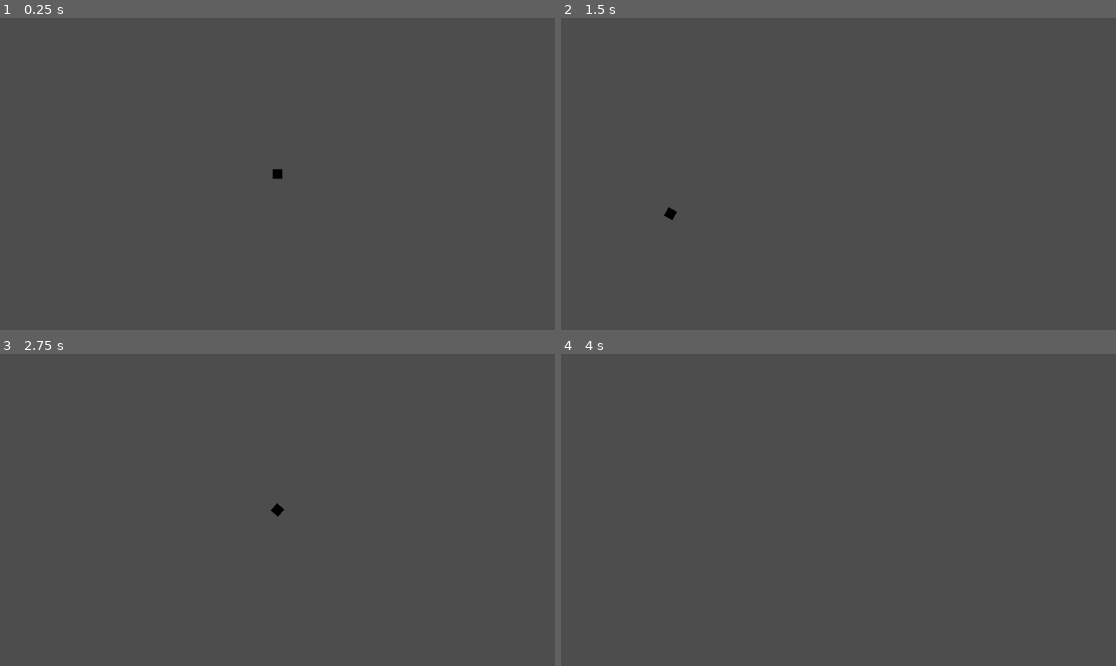
Above: before the commit, frames 1-4 (two rows, left to right).
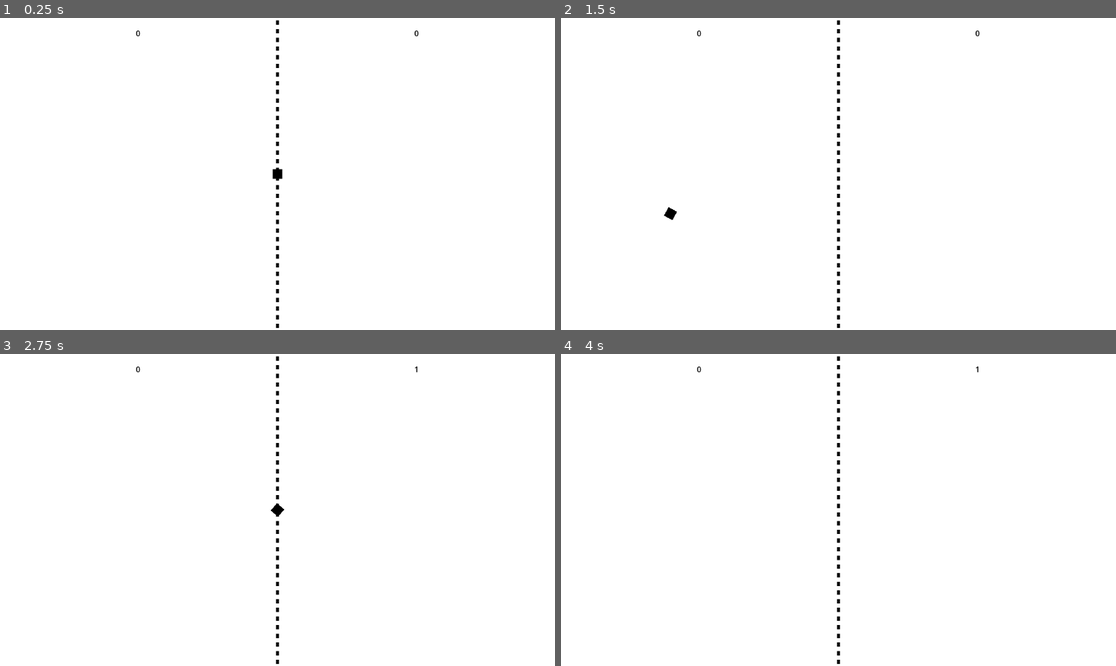
Above: after the commit, the same moments.

Repository: yungcomputerchair/pong
Game: Godot game, scene res://Scenes/game.tscn
Two runs of this game, one before a commit and one after it. Both use one fixed random seed, a clock stepped at 60 frames per second and the inputs below.
Inputs:
- Up to frame 1 (0.25 s): no input
- Up to frame 2 (1.5 s): tap Enter at 0.5 s; tap Space at 0.77 s
- Up to frame 3 (2.75 s): tap Space at 1.52 s
- Up to frame 4 (4 s): tap Space at 2.75, 3.02, 3.77 s

The runs differ from the first frame. In frame 1, 100% of the frame differs, in the area x 0-100%, y 0-100%; in frame 2, 100%; in frame 3, 100%; in frame 4, 100%.

Commit message:
Basic UI with unstyled scores

Diff:
--- /dev/null
+++ b/Resources/player_panel_style.tres
@@ -0,0 +1,3 @@
+[gd_resource type="StyleBoxEmpty" format=3 uid="uid://b4jqi4su8bwow"]
+
+[resource]
--- a/Scenes/game.tscn
+++ b/Scenes/game.tscn
@@ -1,8 +1,9 @@
-[gd_scene load_steps=8 format=3 uid="uid://dsryls3x2ovo0"]
+[gd_scene load_steps=9 format=3 uid="uid://dsryls3x2ovo0"]
 
 [ext_resource type="PackedScene" uid="uid://bmq1en8ohnn3c" path="res://Scenes/ball.tscn" id="1_gpkix"]
 [ext_resource type="Script" path="res://Scripts/game.gd" id="1_qhmga"]
 [ext_resource type="PackedScene" uid="uid://cftmanx3omg2w" path="res://Scenes/boundary.tscn" id="2_5fcsp"]
+[ext_resource type="PackedScene" uid="uid://ml1m2bcdfbkp" path="res://Scenes/ui.tscn" id="4_w6g0h"]
 
 [sub_resource type="WorldBoundaryShape2D" id="WorldBoundaryShape2D_0dgbe"]
 distance = -325.0
@@ -46,6 +47,13 @@
 [node name="CollisionShape2D" parent="RightBoundary" index="0"]
 shape = SubResource("WorldBoundaryShape2D_vgfo6")
 
+[node name="CanvasLayer" type="CanvasLayer" parent="."]
+layer = -1
+
+[node name="UI" parent="CanvasLayer" instance=ExtResource("4_w6g0h")]
+unique_name_in_owner = true
+size_flags_vertical = 10
+
 [editable path="BotBoundary"]
 [editable path="TopBoundary"]
 [editable path="LeftBoundary"]
--- /dev/null
+++ b/Scenes/player_panel.tscn
@@ -0,0 +1,17 @@
+[gd_scene load_steps=2 format=3 uid="uid://cjkjjseniuush"]
+
+[sub_resource type="LabelSettings" id="LabelSettings_ukjq1"]
+font_color = Color(0, 0, 0, 1)
+
+[node name="Panel" type="VBoxContainer"]
+size_flags_horizontal = 3
+theme_override_constants/separation = 20
+
+[node name="Control" type="Control" parent="."]
+layout_mode = 2
+
+[node name="Label" type="Label" parent="."]
+layout_mode = 2
+text = "0"
+label_settings = SubResource("LabelSettings_ukjq1")
+horizontal_alignment = 1
--- /dev/null
+++ b/Scenes/ui.tscn
@@ -0,0 +1,50 @@
+[gd_scene load_steps=4 format=3 uid="uid://ml1m2bcdfbkp"]
+
+[ext_resource type="Script" path="res://Scripts/ui.gd" id="1_wbtsg"]
+[ext_resource type="Texture2D" uid="uid://cu87hyc0fpomn" path="res://Assets/Sprites/field.png" id="1_yd4ct"]
+[ext_resource type="PackedScene" uid="uid://cjkjjseniuush" path="res://Scenes/player_panel.tscn" id="3_kl3dc"]
+
+[node name="UI" type="Control"]
+layout_mode = 3
+anchors_preset = 15
+anchor_right = 1.0
+anchor_bottom = 1.0
+grow_horizontal = 2
+grow_vertical = 2
+script = ExtResource("1_wbtsg")
+
+[node name="ColorRect" type="ColorRect" parent="."]
+layout_mode = 1
+anchors_preset = 15
+anchor_right = 1.0
+anchor_bottom = 1.0
+grow_horizontal = 2
+grow_vertical = 2
+
+[node name="TextureRect" type="TextureRect" parent="."]
+layout_mode = 1
+anchors_preset = 13
+anchor_left = 0.5
+anchor_right = 0.5
+anchor_bottom = 1.0
+offset_left = -576.0
+offset_right = 576.0
+grow_horizontal = 2
+grow_vertical = 2
+texture = ExtResource("1_yd4ct")
+
+[node name="HBoxContainer" type="HBoxContainer" parent="."]
+layout_mode = 1
+anchors_preset = 15
+anchor_right = 1.0
+anchor_bottom = 1.0
+grow_horizontal = 2
+grow_vertical = 2
+
+[node name="LeftPanel" parent="HBoxContainer" instance=ExtResource("3_kl3dc")]
+unique_name_in_owner = true
+layout_mode = 2
+
+[node name="RightPanel" parent="HBoxContainer" instance=ExtResource("3_kl3dc")]
+unique_name_in_owner = true
+layout_mode = 2
--- a/Scripts/game.gd
+++ b/Scripts/game.gd
@@ -5,13 +5,18 @@
 @onready var bbound = $BotBoundary
 @onready var lbound = $LeftBoundary
 @onready var rbound = $RightBoundary
+@onready var ui = %UI
 
 var left_score
 var right_score
 
+func update_ui():
+	ui.update_scores(left_score, right_score)
+
 func new_game():
 	left_score = 0
 	right_score = 0
+	update_ui()
 	ball.reset()
 
 func get_winner():
@@ -27,11 +32,13 @@
 	right_score += 1
 	if get_winner() == 0:
 		ball.reset()
+	update_ui()
 
 func oob_right(_area):
 	left_score += 1
 	if get_winner() == 0:
 		ball.reset()
+	update_ui()
 
 func resize():
 	const GOAL_OFFSET = 75
@@ -42,6 +49,7 @@
 	rbound.get_node("CollisionShape2D").shape.distance = -sz.x / 2 - GOAL_OFFSET
 
 func _ready():
+	RenderingServer.set_default_clear_color(Color.WHITE)
 	tbound.connect("area_entered", ball.wall_bounce)
 	bbound.connect("area_entered", ball.wall_bounce)
 	lbound.connect("area_entered", oob_left)
--- /dev/null
+++ b/Scripts/ui.gd
@@ -0,0 +1,8 @@
+extends Control
+
+@onready var left_panel = %LeftPanel
+@onready var right_panel = %RightPanel
+
+func update_scores(left, right):
+	left_panel.get_node("Label").text = str(left)
+	right_panel.get_node("Label").text = str(right)
Binary file added: Assets/Sprites/field.png
Not shown, added: Assets/Sprites/field.png.import
